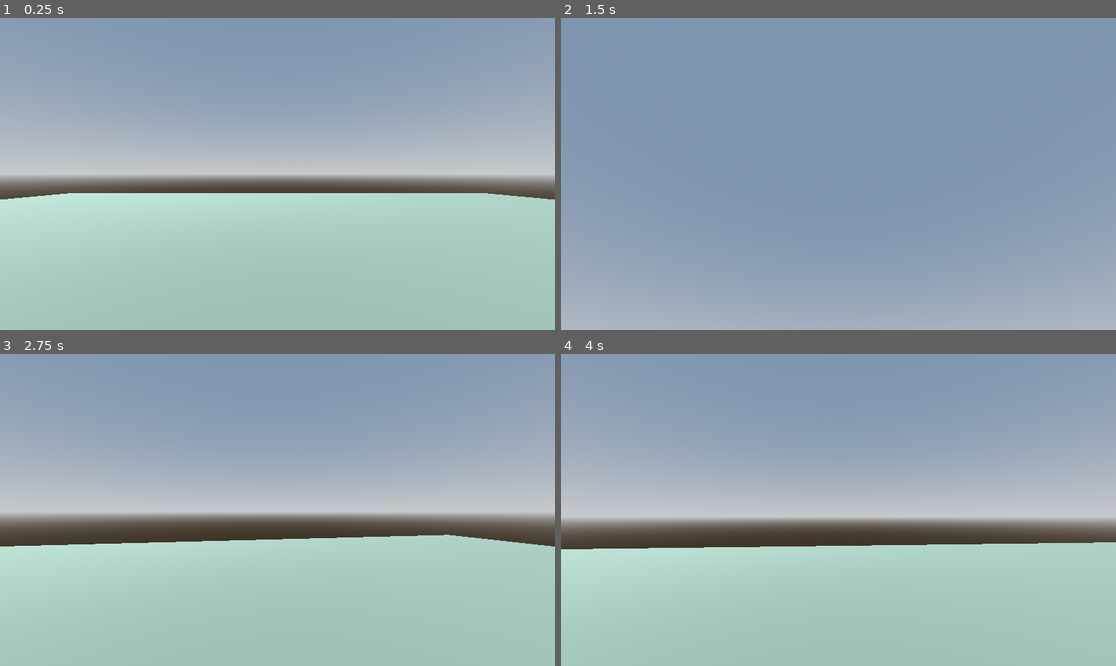
Above: before the commit, frames 1-4 (two rows, left to right).
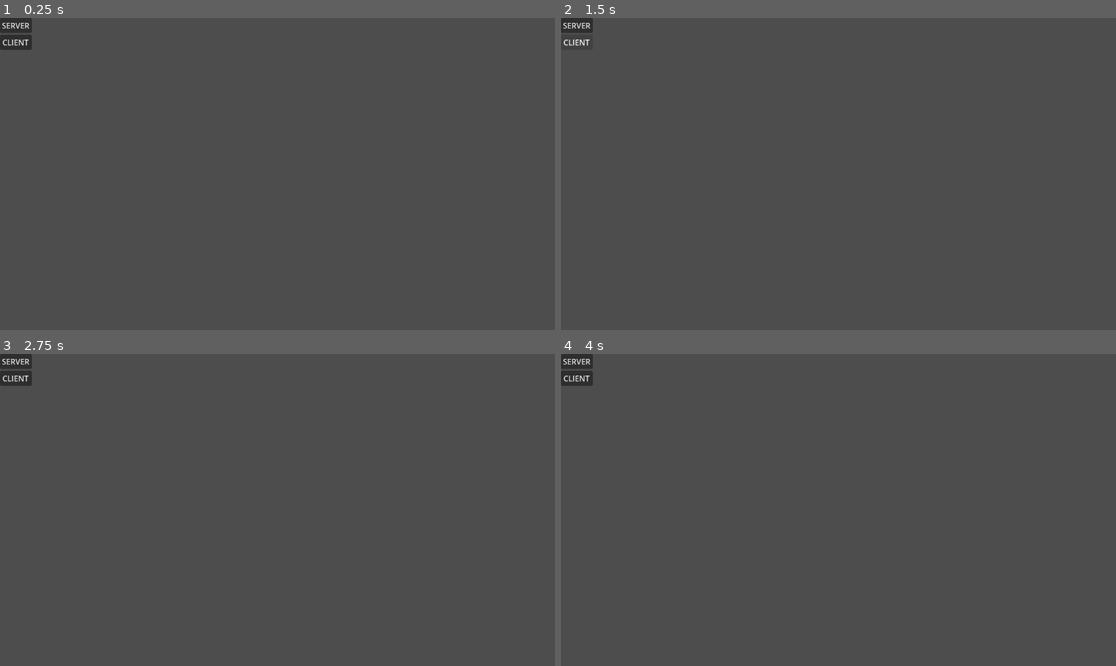
Above: after the commit, the same moments.

Repository: British-Toast-Games/friendslop
Game: Godot game, scene res://main.tscn
The game is run twice, just before and just after one commit, with the same random seed, the same clock (stepped at 60 frames per second) and the same inputs.
Inputs (mouse positions are in pixels of both pictures, inside the frame that each line leads up to):
- Up to frame 1 (0.25 s): no input
- Up to frame 2 (1.5 s): click (577, 24) at 0.5 s, where only the run after the commit has a clickable "SERVER"; click (577, 42) at 1.25 s, where only the run after the commit has a clickable "CLIENT"
- Up to frame 3 (2.75 s): tap Enter at 2 s; move the mouse to (305, 510) at 2.02 s; hold W (move_forward) from 2.03 s (still down); hold Shift (sprint) from 2.03 s (still down); tap Space (jump) at 2.27 s
- Up to frame 4 (4 s): keep holding W (move_forward); move the mouse to (810, 510) at 2.77 s; release Shift (sprint) at 2.78 s; tap Shift (sprint) at 2.85 s; tap Space (jump) at 3.02 s; move the mouse to (849, 503) at 3.52 s; hold Shift (sprint) from 3.53 s (still down)

The runs differ from the first frame. In frame 1, 98% of the frame differs, in the area x 0-100%, y 0-100%; in frame 2, 100%; in frame 3, 97%; in frame 4, 97%.

Commit message:
Add slightly broken multiplayer functionality

Diff:
--- /dev/null
+++ b/HighLevelUI.tscn
@@ -0,0 +1,24 @@
+[gd_scene format=3 uid="uid://dcgt8r61600nd"]
+
+[ext_resource type="Script" uid="uid://u364wlo8rlox" path="res://high_level_ui.gd" id="1_jtqnf"]
+
+[node name="HighLevelUi" type="Control" unique_id=1870811396]
+layout_mode = 3
+anchors_preset = 0
+script = ExtResource("1_jtqnf")
+
+[node name="VBoxContainer" type="VBoxContainer" parent="." unique_id=1360223143]
+layout_mode = 0
+offset_right = 40.0
+offset_bottom = 40.0
+
+[node name="Server" type="Button" parent="VBoxContainer" unique_id=1143679228]
+layout_mode = 2
+text = "SERVER"
+
+[node name="Client" type="Button" parent="VBoxContainer" unique_id=253911730]
+layout_mode = 2
+text = "CLIENT"
+
+[connection signal="pressed" from="VBoxContainer/Server" to="." method="_on_server_pressed"]
+[connection signal="pressed" from="VBoxContainer/Client" to="." method="_on_client_pressed"]
--- /dev/null
+++ b/high_level_multiplayer_spawner.gd
@@ -0,0 +1,31 @@
+extends MultiplayerSpawner
+
+@export var network_player: PackedScene
+
+## Spread spawn points around a small circle so players never stack on top
+## of one another (overlapping capsules fight the physics and look duplicated).
+const SPAWN_RADIUS: float = 3.0
+const SPAWN_SLOTS: int = 8
+
+var _spawn_count: int = 0
+
+func _ready() -> void:
+	multiplayer.peer_connected.connect(spawn_player)
+
+func spawn_player(id: int) -> void:
+	if !multiplayer.is_server(): return
+
+	var player: Node = network_player.instantiate()
+	player.name = str(id)
+	# Set the position before adding to the tree so it rides along in the
+	# spawn state (position has spawn = true in the replication config).
+	player.position = _next_spawn_point()
+
+	get_node(spawn_path).call_deferred("add_child", player)
+
+func _next_spawn_point() -> Vector3:
+	var angle: float = _spawn_count * TAU / SPAWN_SLOTS
+	_spawn_count += 1
+	# Lift slightly off the ground so they settle cleanly rather than
+	# starting interpenetrated with the floor.
+	return Vector3(cos(angle) * SPAWN_RADIUS, 0.5, sin(angle) * SPAWN_RADIUS)
--- /dev/null
+++ b/high_level_network_handler.gd
@@ -0,0 +1,16 @@
+extends Node
+
+const IP_ADDRESS: String = "localhost"
+const PORT: int = 42069
+
+var peer: ENetMultiplayerPeer
+
+func start_server() -> void:
+	peer = ENetMultiplayerPeer.new()
+	peer.create_server(PORT)
+	multiplayer.multiplayer_peer = peer
+
+func start_client() -> void:
+	peer = ENetMultiplayerPeer.new()
+	peer.create_client(IP_ADDRESS, PORT)
+	multiplayer.multiplayer_peer = peer
--- /dev/null
+++ b/high_level_ui.gd
@@ -0,0 +1,9 @@
+extends Control
+
+
+func _on_server_pressed() -> void:
+	HighLevelNetworkHandler.start_server()
+
+
+func _on_client_pressed() -> void:
+	HighLevelNetworkHandler.start_client()
--- a/main.tscn
+++ b/main.tscn
@@ -1,6 +1,8 @@
 [gd_scene format=3 uid="uid://b6pl8ijwpx50f"]
 
-[ext_resource type="PackedScene" path="res://player.tscn" id="1_player"]
+[ext_resource type="PackedScene" uid="uid://d4nmcr7tmhxf0" path="res://player.tscn" id="1_player"]
+[ext_resource type="PackedScene" uid="uid://dcgt8r61600nd" path="res://HighLevelUI.tscn" id="2_h2yge"]
+[ext_resource type="Script" uid="uid://bls70a6asdhv4" path="res://high_level_multiplayer_spawner.gd" id="3_1bvp3"]
 
 [sub_resource type="ProceduralSkyMaterial" id="ProceduralSkyMaterial_1"]
 
@@ -22,24 +24,29 @@
 [sub_resource type="StandardMaterial3D" id="StandardMaterial3D_ground"]
 albedo_color = Color(0.35, 0.4, 0.35, 1)
 
-[node name="Main" type="Node3D"]
+[node name="Main" type="Node3D" unique_id=1349642508]
 
-[node name="WorldEnvironment" type="WorldEnvironment" parent="."]
+[node name="WorldEnvironment" type="WorldEnvironment" parent="." unique_id=1635354463]
 environment = SubResource("Environment_1")
 
-[node name="DirectionalLight3D" type="DirectionalLight3D" parent="."]
+[node name="DirectionalLight3D" type="DirectionalLight3D" parent="." unique_id=1754848797]
 transform = Transform3D(0.707107, -0.5, 0.5, 0, 0.707107, 0.707107, -0.707107, -0.5, 0.5, 0, 10, 0)
 shadow_enabled = true
 
-[node name="Ground" type="StaticBody3D" parent="."]
+[node name="Ground" type="StaticBody3D" parent="." unique_id=609780473]
 
-[node name="CollisionShape3D" type="CollisionShape3D" parent="Ground"]
+[node name="CollisionShape3D" type="CollisionShape3D" parent="Ground" unique_id=406505835]
 transform = Transform3D(1, 0, 0, 0, 1, 0, 0, 0, 1, 0, -0.5, 0)
 shape = SubResource("BoxShape3D_ground")
 
-[node name="MeshInstance3D" type="MeshInstance3D" parent="Ground"]
+[node name="MeshInstance3D" type="MeshInstance3D" parent="Ground" unique_id=1614118696]
 mesh = SubResource("PlaneMesh_ground")
 surface_material_override/0 = SubResource("StandardMaterial3D_ground")
 
-[node name="Player" parent="." instance=ExtResource("1_player")]
-transform = Transform3D(1, 0, 0, 0, 1, 0, 0, 0, 1, 0, 1, 0)
+[node name="HighLevelUi" parent="." unique_id=1870811396 instance=ExtResource("2_h2yge")]
+
+[node name="MultiplayerSpawner" type="MultiplayerSpawner" parent="." unique_id=1312671298]
+_spawnable_scenes = PackedStringArray("uid://d4nmcr7tmhxf0")
+spawn_path = NodePath("..")
+script = ExtResource("3_1bvp3")
+network_player = ExtResource("1_player")
--- a/player.gd
+++ b/player.gd
@@ -11,14 +11,36 @@
 @export var min_pitch: float = -89.0
 @export var max_pitch: float = 89.0
 
+## Field-of-view kick while sprinting
+@export var fov_default: float = 75.0
+@export var fov_sprint: float = 90.0
+@export var fov_lerp_speed: float = 8.0
+
 @onready var camera_pivot: Node3D = $CameraPivot
+@onready var camera: Camera3D = $CameraPivot/Camera3D
+@onready var model: Node3D = $Model
+
+
+func _enter_tree() -> void:
+	set_multiplayer_authority(name.to_int())
 
 
 func _ready() -> void:
-	Input.mouse_mode = Input.MOUSE_MODE_CAPTURED
+	var is_local: bool = is_multiplayer_authority()
+	# Only the local player drives the camera and grabs the mouse.
+	camera.current = is_local
+	if is_local:
+		Input.mouse_mode = Input.MOUSE_MODE_CAPTURED
+		camera.fov = fov_default
+	# Show the body for everyone EXCEPT ourselves, so we stay first-person
+	# but remain visible to other players.
+	model.visible = not is_local
 
 
 func _unhandled_input(event: InputEvent) -> void:
+	if not is_multiplayer_authority():
+		return
+
 	if event is InputEventMouseMotion and Input.mouse_mode == Input.MOUSE_MODE_CAPTURED:
 		# Yaw turns the whole body; pitch only tilts the head/camera.
 		rotate_y(-event.relative.x * mouse_sensitivity)
@@ -37,6 +59,9 @@
 
 
 func _physics_process(delta: float) -> void:
+	if not is_multiplayer_authority():
+		return
+
 	# Gravity
 	if not is_on_floor():
 		velocity += get_gravity() * delta
@@ -49,9 +74,14 @@
 	var input_dir: Vector2 = Input.get_vector("move_left", "move_right", "move_forward", "move_back")
 	var direction: Vector3 = (transform.basis * Vector3(input_dir.x, 0.0, input_dir.y)).normalized()
 
-	var current_speed: float = sprint_speed if Input.is_action_pressed("sprint") else speed
+	var is_sprinting: bool = Input.is_action_pressed("sprint") and direction.length() > 0.1
+	var current_speed: float = sprint_speed if is_sprinting else speed
 	var target_velocity: Vector3 = direction * current_speed
 	velocity.x = move_toward(velocity.x, target_velocity.x, acceleration * delta * current_speed)
 	velocity.z = move_toward(velocity.z, target_velocity.z, acceleration * delta * current_speed)
 
+	# Smoothly widen the FOV while sprinting for a sense of speed.
+	var target_fov: float = fov_sprint if is_sprinting else fov_default
+	camera.fov = lerp(camera.fov, target_fov, fov_lerp_speed * delta)
+
 	move_and_slide()
--- a/player.tscn
+++ b/player.tscn
@@ -19,27 +19,37 @@
 [sub_resource type="StandardMaterial3D" id="StandardMaterial3D_nose"]
 albedo_color = Color(0.95, 0.85, 0.2, 1)
 
-[node name="Player" type="CharacterBody3D"]
+[sub_resource type="SceneReplicationConfig" id="SceneReplicationConfig_4flbx"]
+properties/0/path = NodePath(".:position")
+properties/0/spawn = true
+properties/0/replication_mode = 1
+properties/1/path = NodePath(".:rotation")
+properties/1/spawn = true
+properties/1/replication_mode = 1
+
+[node name="Player" type="CharacterBody3D" unique_id=736407277]
 script = ExtResource("1_player")
 
-[node name="CollisionShape3D" type="CollisionShape3D" parent="."]
+[node name="CollisionShape3D" type="CollisionShape3D" parent="." unique_id=1598039217]
 transform = Transform3D(1, 0, 0, 0, 1, 0, 0, 0, 1, 0, 0.9, 0)
 shape = SubResource("CapsuleShape3D_1")
 
-[node name="Model" type="Node3D" parent="."]
-visible = false
+[node name="Model" type="Node3D" parent="." unique_id=1846023982]
 
-[node name="Body" type="MeshInstance3D" parent="Model"]
+[node name="Body" type="MeshInstance3D" parent="Model" unique_id=1937272501]
 transform = Transform3D(1, 0, 0, 0, 1, 0, 0, 0, 1, 0, 0.9, 0)
 mesh = SubResource("CapsuleMesh_1")
 surface_material_override/0 = SubResource("StandardMaterial3D_body")
 
-[node name="Nose" type="MeshInstance3D" parent="Model"]
+[node name="Nose" type="MeshInstance3D" parent="Model" unique_id=1301452581]
 transform = Transform3D(1, 0, 0, 0, 1, 0, 0, 0, 1, 0, 1.1, -0.4)
 mesh = SubResource("BoxMesh_nose")
 surface_material_override/0 = SubResource("StandardMaterial3D_nose")
 
-[node name="CameraPivot" type="Node3D" parent="."]
+[node name="CameraPivot" type="Node3D" parent="." unique_id=1221436171]
 transform = Transform3D(1, 0, 0, 0, 1, 0, 0, 0, 1, 0, 1.6, 0)
 
-[node name="Camera3D" type="Camera3D" parent="CameraPivot"]
+[node name="Camera3D" type="Camera3D" parent="CameraPivot" unique_id=284840509]
+
+[node name="MultiplayerSynchronizer" type="MultiplayerSynchronizer" parent="." unique_id=983726296]
+replication_config = SubResource("SceneReplicationConfig_4flbx")
--- a/project.godot
+++ b/project.godot
@@ -14,6 +14,10 @@
 run/main_scene="res://main.tscn"
 config/features=PackedStringArray("4.6", "Mobile")
 config/icon="res://icon.svg"
+
+[autoload]
+
+HighLevelNetworkHandler="*uid://bua0wtdxap23e"
 
 [input]
 
@@ -44,7 +48,7 @@
 }
 sprint={
 "deadzone": 0.2,
-"events": [Object(InputEventKey,"resource_local_to_scene":fa …(163 unchanged characters)… hysical_keycode":4194325,"key_label":0,"location":0,"echo":false,"script":null)
+"events": [Object(InputEventKey,"resource_local_to_scene":fa …(163 unchanged characters)… hysical_keycode":4194325,"key_label":0,"unicode":0,"location":0,"echo":false,"script":null)
 ]
 }
 
Not shown, added: high_level_multiplayer_spawner.gd.uid
Not shown, added: high_level_network_handler.gd.uid
Not shown, added: high_level_ui.gd.uid
Not shown: 1 places in player.tscn that only renumber resources
